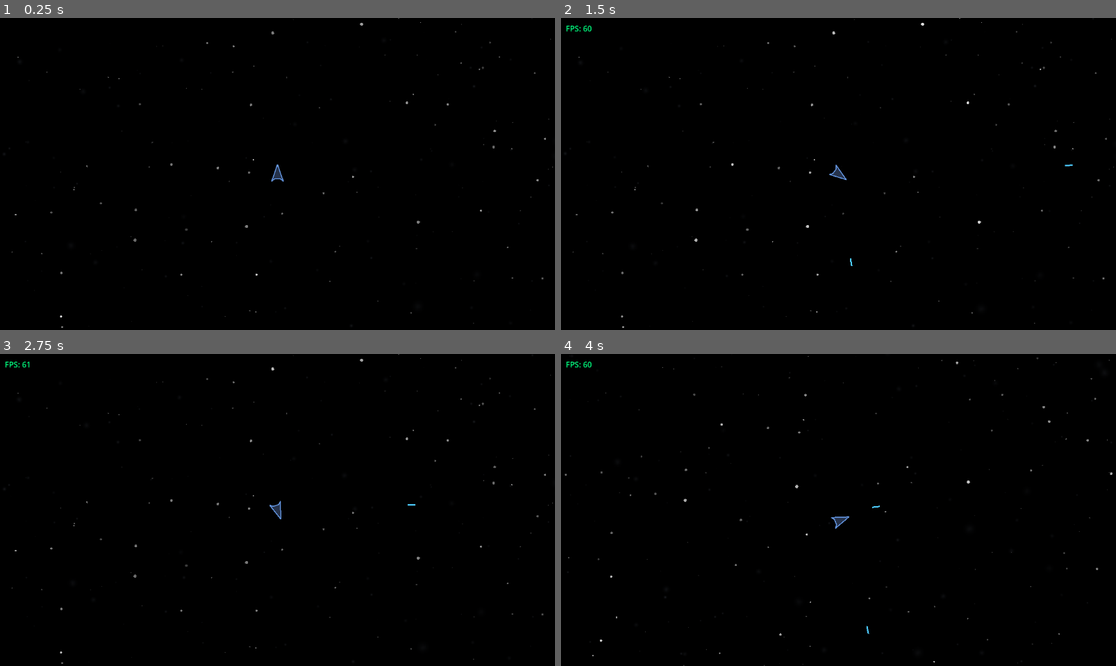
Above: before the commit, frames 1-4 (two rows, left to right).
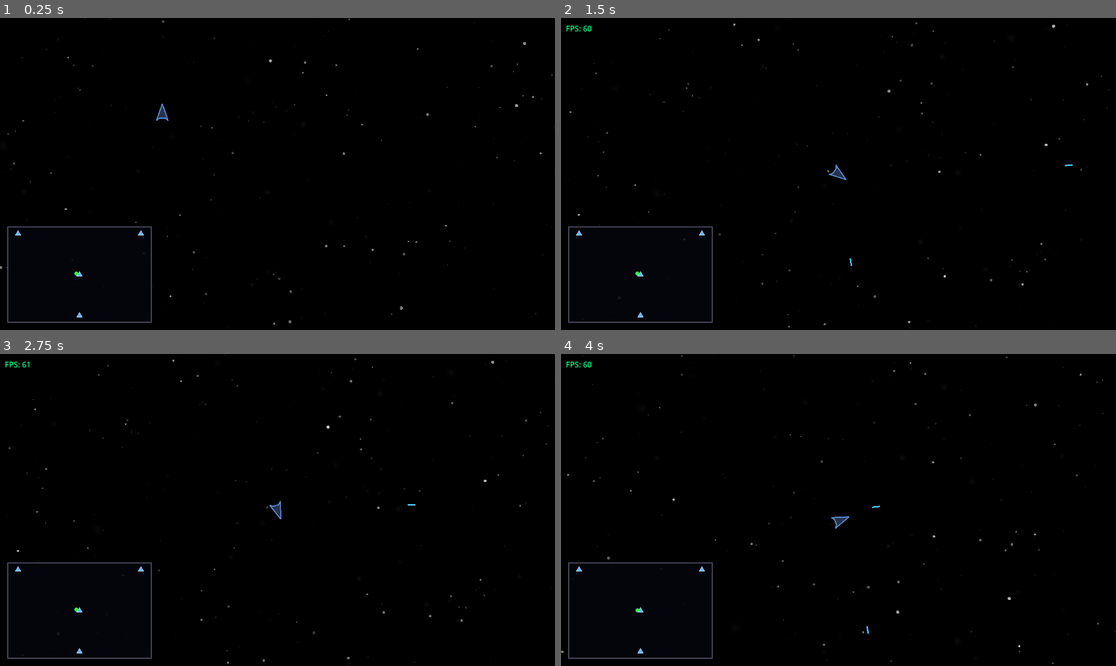
Above: after the commit, the same moments.

Repository: dubstabber/Space-game
Game: Godot game, scene res://scenes/main/main.tscn
Two runs of this game, one before a commit and one after it. Both use one fixed random seed, a clock stepped at 60 frames per second and the inputs below.
Inputs:
- Up to frame 1 (0.25 s): no input
- Up to frame 2 (1.5 s): hold D (rotate_right) 0.53-1.28 s; hold Space (shoot) 0.53-1.28 s; hold A (rotate_left) from 1.28 s (still down); tap Space (shoot) at 1.35 s
- Up to frame 3 (2.75 s): release A (rotate_left) at 2.03 s; hold D (rotate_right) from 2.03 s (still down); hold Space (shoot) from 2.03 s (still down)
- Up to frame 4 (4 s): release D (rotate_right) at 2.78 s; release Space (shoot) at 2.78 s; hold W (thrust) 2.78-3.53 s; tap Space (shoot) at 2.85 s; hold A (rotate_left) from 3.53 s (still down); hold Space (shoot) from 3.53 s (still down)

The runs differ from the first frame. In frame 1, 0.9% of the frame differs, in the area x 0-100%, y 0-100%; in frame 2, 0.8%; in frame 3, 0.8%; in frame 4, 0.8%.

Commit message:
Add minimap and portals

Diff:
--- a/scenes/entities/asteroids/asteroid_spawner.gd
+++ b/scenes/entities/asteroids/asteroid_spawner.gd
@@ -15,6 +15,7 @@
 var _spawn_timer: float = 0.0
 var _asteroids: Array[Node2D] = []
 var _rng: RandomNumberGenerator
+var _world_bounds: Vector2 = Vector2.ZERO
 
 const AsteroidScene := preload("res://scenes/entities/asteroids/asteroid.tscn")
 
@@ -40,6 +41,10 @@
 
 func set_density(density: float) -> void:
 	density_multiplier = density
+
+
+func set_world_bounds(bounds: Vector2) -> void:
+	_world_bounds = bounds
 
 
 func _initialize_seed() -> void:
@@ -117,6 +122,11 @@
 
 
 func _is_position_valid(pos: Vector2) -> bool:
+	if _world_bounds != Vector2.ZERO:
+		var half_bounds := _world_bounds / 2.0
+		if abs(pos.x) > half_bounds.x or abs(pos.y) > half_bounds.y:
+			return false
+
 	for asteroid in _asteroids:
 		if not is_instance_valid(asteroid):
 			continue
--- /dev/null
+++ b/scenes/main/main.gd
@@ -0,0 +1,11 @@
+extends Node
+
+@onready var world: Node2D = $World
+@onready var minimap: Control = $CanvasLayer/Minimap
+
+
+func _ready() -> void:
+	MapManager.set_initial_map(MapManager.DEFAULT_MAP)
+
+	if world and minimap:
+		world.set_minimap(minimap)
--- a/scenes/main/main.tscn
+++ b/scenes/main/main.tscn
@@ -1,9 +1,12 @@
-[gd_scene load_steps=3 format=3 uid="uid://b3f7k2nmxp4yw"]
+[gd_scene load_steps=5 format=3 uid="uid://b3f7k2nmxp4yw"]
 
 [ext_resource type="PackedScene" uid="uid://dm5k8xqr2w7a3" path="res://scenes/world/world.tscn" id="1_world"]
-[ext_resource type="PackedScene" uid="uid://cfps3k7x2w9nm" path="res://scenes/ui/hud/fps_counter.tscn" id="2_fps"]
+[ext_resource type="PackedScene" uid="uid://cfps3k7x2xanm" path="res://scenes/ui/hud/fps_counter.tscn" id="2_fps"]
+[ext_resource type="Script" uid="uid://c2kjox5wkg6ms" path="res://scenes/main/main.gd" id="3_main"]
+[ext_resource type="PackedScene" path="res://scenes/ui/hud/minimap.tscn" id="4_minimap"]
 
 [node name="Main" type="Node"]
+script = ExtResource("3_main")
 
 [node name="World" parent="." instance=ExtResource("1_world")]
 
@@ -14,3 +17,8 @@
 offset_top = 10.0
 offset_right = 110.0
 offset_bottom = 34.0
+
+[node name="Minimap" parent="CanvasLayer" instance=ExtResource("4_minimap")]
+layout_mode = 3
+anchors_preset = 2
+map_size = Vector2(300, 200)
--- /dev/null
+++ b/scenes/ui/hud/minimap.gd
@@ -0,0 +1,210 @@
+extends Control
+
+signal portal_positions_updated(positions: Array[Vector2])
+
+@export var map_size: Vector2 = Vector2(200, 200)
+@export var map_margin: Vector2 = Vector2(15, 15)
+@export var border_width: float = 2.0
+@export var border_color: Color = Color(0.4, 0.4, 0.5, 0.8)
+@export var background_color: Color = Color(0.02, 0.02, 0.05, 0.85)
+
+@export_group("Player Indicator")
+@export var player_dot_radius: float = 4.0
+@export var player_color: Color = Color(0.2, 1.0, 0.3)
+@export var arrow_size: float = 8.0
+
+@export_group("Portal Indicator")
+@export var portal_icon_size: float = 6.0
+@export var portal_color: Color = Color(0.4, 0.7, 1.0)
+
+enum PortalPosition {
+	TOP_LEFT,
+	TOP_MIDDLE,
+	TOP_RIGHT,
+	MIDDLE_LEFT,
+	MIDDLE,
+	MIDDLE_RIGHT,
+	BOTTOM_LEFT,
+	BOTTOM_MIDDLE,
+	BOTTOM_RIGHT
+}
+
+var _player: Node2D = null
+var _portal_world_positions: Array[Vector2] = []
+var _world_map_size: Vector2 = Vector2(40000, 40000)
+
+func _ready() -> void:
+	custom_minimum_size = map_size
+	size = map_size
+
+	anchor_left = 0.0
+	anchor_top = 1.0
+	anchor_right = 0.0
+	anchor_bottom = 1.0
+
+	offset_left = map_margin.x
+	offset_top = - map_size.y - map_margin.y
+	offset_right = map_margin.x + map_size.x
+	offset_bottom = - map_margin.y
+
+
+func _process(_delta: float) -> void:
+	queue_redraw()
+
+
+func _draw() -> void:
+	_draw_background()
+	_draw_border()
+	_draw_portals()
+	_draw_player()
+
+
+func _draw_background() -> void:
+	draw_rect(Rect2(Vector2.ZERO, map_size), background_color)
+
+
+func _draw_border() -> void:
+	var half_border := border_width / 2.0
+	var points: PackedVector2Array = [
+		Vector2(half_border, half_border),
+		Vector2(map_size.x - half_border, half_border),
+		Vector2(map_size.x - half_border, map_size.y - half_border),
+		Vector2(half_border, map_size.y - half_border),
+		Vector2(half_border, half_border)
+	]
+	draw_polyline(points, border_color, border_width)
+
+
+func _draw_player() -> void:
+	if _player == null:
+		return
+
+	var player_world_pos := _player.global_position
+	var map_pos := _world_to_map(player_world_pos)
+
+	var map_rect := Rect2(Vector2.ZERO, map_size)
+
+	if map_rect.has_point(map_pos):
+		draw_circle(map_pos, player_dot_radius, player_color)
+	else:
+		_draw_player_arrow(player_world_pos, map_pos)
+
+
+func _draw_player_arrow(world_pos: Vector2, _map_pos: Vector2) -> void:
+	var direction := (world_pos).normalized()
+
+	var arrow_pos := _get_edge_position(direction)
+
+	var arrow_angle := direction.angle()
+	var arrow_points: PackedVector2Array = [
+		arrow_pos + Vector2(arrow_size, 0).rotated(arrow_angle),
+		arrow_pos + Vector2(-arrow_size * 0.5, -arrow_size * 0.6).rotated(arrow_angle),
+		arrow_pos + Vector2(-arrow_size * 0.5, arrow_size * 0.6).rotated(arrow_angle)
+	]
+
+	draw_colored_polygon(arrow_points, player_color)
+
+
+func _get_edge_position(direction: Vector2) -> Vector2:
+	var center := map_size / 2.0
+	var border_offset := border_width
+
+	var t_values: Array[float] = []
+
+	if direction.x > 0:
+		t_values.append((map_size.x - border_offset - center.x) / direction.x)
+	elif direction.x < 0:
+		t_values.append((border_offset - center.x) / direction.x)
+
+	if direction.y > 0:
+		t_values.append((map_size.y - border_offset - center.y) / direction.y)
+	elif direction.y < 0:
+		t_values.append((border_offset - center.y) / direction.y)
+
+	var t_min := INF
+	for t in t_values:
+		if t > 0 and t < t_min:
+			t_min = t
+
+	if t_min == INF:
+		return center
+
+	return center + direction * t_min
+
+
+func _draw_portals() -> void:
+	for i in range(_portal_world_positions.size()):
+		var world_pos := _portal_world_positions[i]
+		var portal_map_pos := _world_to_map(world_pos)
+		_draw_portal_icon(portal_map_pos)
+
+
+func _draw_portal_icon(pos: Vector2) -> void:
+	var s := portal_icon_size
+	var points: PackedVector2Array = [
+		pos + Vector2(0, -s),
+		pos + Vector2(s * 0.866, s * 0.5),
+		pos + Vector2(-s * 0.866, s * 0.5)
+	]
+	draw_colored_polygon(points, portal_color)
+
+	var outline_points := points.duplicate()
+	outline_points.append(points[0])
+	draw_polyline(outline_points, portal_color.lightened(0.3), 1.5)
+
+
+func _world_to_map(world_pos: Vector2) -> Vector2:
+	var half_world := _world_map_size / 2.0
+
+	var normalized_x := (world_pos.x + half_world.x) / _world_map_size.x
+	var normalized_y := (world_pos.y + half_world.y) / _world_map_size.y
+
+	return Vector2(
+		normalized_x * map_size.x,
+		normalized_y * map_size.y
+	)
+
+
+func set_player(player: Node2D) -> void:
+	_player = player
+
+
+func set_portal_positions(world_positions: Array[Vector2]) -> void:
+	_portal_world_positions = world_positions
+	portal_positions_updated.emit(world_positions)
+
+
+func get_portal_world_positions() -> Array[Vector2]:
+	return _portal_world_positions
+
+
+func set_world_map_size(size_value: Vector2) -> void:
+	_world_map_size = size_value
+
+
+static func get_random_portal_slots(count: int, rng: RandomNumberGenerator) -> Array[PortalPosition]:
+	var all_slots: Array[PortalPosition] = [
+		PortalPosition.TOP_LEFT,
+		PortalPosition.TOP_MIDDLE,
+		PortalPosition.TOP_RIGHT,
+		PortalPosition.MIDDLE_LEFT,
+		PortalPosition.MIDDLE,
+		PortalPosition.MIDDLE_RIGHT,
+		PortalPosition.BOTTOM_LEFT,
+		PortalPosition.BOTTOM_MIDDLE,
+		PortalPosition.BOTTOM_RIGHT
+	]
+
+	var available: Array[int] = []
+	for i in range(all_slots.size()):
+		available.append(i)
+
+	var result: Array[PortalPosition] = []
+	var pick_count := mini(count, all_slots.size())
+
+	for _i in range(pick_count):
+		var idx := rng.randi_range(0, available.size() - 1)
+		result.append(all_slots[available[idx]])
+		available.remove_at(idx)
+
+	return result
--- /dev/null
+++ b/scenes/ui/hud/minimap.tscn
@@ -0,0 +1,10 @@
+[gd_scene load_steps=2 format=3 uid="uid://cminimap7x2xa"]
+
+[ext_resource type="Script" path="res://scenes/ui/hud/minimap.gd" id="1_minimap"]
+
+[node name="Minimap" type="Control"]
+anchors_preset = 0
+anchor_top = 1.0
+anchor_bottom = 1.0
+grow_vertical = 0
+script = ExtResource("1_minimap")
--- a/scenes/world/world.gd
+++ b/scenes/world/world.gd
@@ -8,8 +8,12 @@
 
 var _current_universe_data: UniverseData
 var _current_map_data: MapData
+var _minimap: Control = null
+var _portal_slots: Array = []
+var _world_map_size: Vector2 = Vector2(4000, 4000)
 
 const PortalScene := preload("res://scenes/environment/portals/universe_portal.tscn")
+const Minimap := preload("res://scenes/ui/hud/minimap.gd")
 
 
 func _ready() -> void:
@@ -74,18 +78,64 @@
 	var portal_count := connected_maps.size()
 
 	if portal_count == 0:
+		_update_minimap_portals([])
 		return
 
 	var rng := RandomNumberGenerator.new()
 	rng.seed = SeedManager.get_entity_seed(MapManager.current_map_id, "portals", 0)
 
+	_portal_slots = Minimap.get_random_portal_slots(portal_count, rng)
+
+	var portal_positions: Array[Vector2] = []
+
 	for i in range(portal_count):
 		var destination := connected_maps[i]
-		var angle := (TAU / portal_count) * i + rng.randf_range(-0.2, 0.2)
-		var distance := rng.randf_range(800.0, 1200.0)
-		var pos := Vector2(cos(angle), sin(angle)) * distance
+		var slot: int = _portal_slots[i]
+		var pos := _get_world_position_for_slot(slot)
 
 		var portal := PortalScene.instantiate()
-		portal.global_position = pos
 		portal.initialize("portal_%s_%s" % [MapManager.current_map_id, destination], destination)
 		portals_container.add_child(portal)
+		portal.global_position = pos
+		portal_positions.append(pos)
+		print("[World] Spawned portal to '%s' at %s" % [destination, pos])
+
+	_update_minimap_portals(portal_positions)
+
+
+func _get_world_position_for_slot(slot: int) -> Vector2:
+	var padding_ratio := 0.15
+	var half_world := _world_map_size / 2.0
+	var padded_half := half_world * (1.0 - padding_ratio)
+
+	var col := slot % 3
+	var row := slot / 3
+
+	var x := -padded_half.x + padded_half.x * col
+	var y := -padded_half.y + padded_half.y * row
+
+	return Vector2(x, y)
+
+
+func _update_minimap_portals(world_positions: Array[Vector2]) -> void:
+	if _minimap == null:
+		return
+	_minimap.set_portal_positions(world_positions)
+
+
+func set_minimap(minimap: Control) -> void:
+	_minimap = minimap
+	_current_map_data = MapManager.get_current_map()
+
+	if _current_map_data:
+		_world_map_size = _current_map_data.world_map_size
+
+	if _minimap:
+		_minimap.set_world_map_size(_world_map_size)
+		if player:
+			_minimap.set_player(player)
+
+	if asteroid_spawner:
+		asteroid_spawner.set_world_bounds(_world_map_size)
+
+	_spawn_portals()
--- a/scenes/world/world.tscn
+++ b/scenes/world/world.tscn
@@ -14,6 +14,7 @@
 [node name="Entities" type="Node2D" parent="."]
 
 [node name="Player" parent="Entities" instance=ExtResource("3_player")]
+position = Vector2(-882, -465)
 
 [node name="PlayerCamera" parent="." instance=ExtResource("4_camera")]
 
--- a/scripts/data/map_data.gd
+++ b/scripts/data/map_data.gd
@@ -22,6 +22,9 @@
 @export var player_spawn_position: Vector2 = Vector2.ZERO
 @export var has_safe_zone: bool = false
 @export var safe_zone_radius: float = 500.0
+
+@export_group("World Boundaries")
+@export var world_map_size: Vector2 = Vector2(40000, 40000)
 
 
 static func create_default_space() -> MapData:
Not shown, added: scenes/main/main.gd.uid
Not shown, added: scenes/ui/hud/minimap.gd.uid
